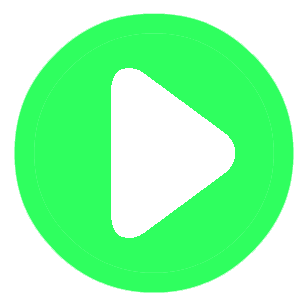
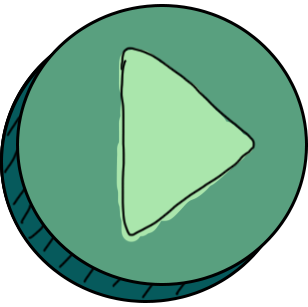
Comparing the layer stacks of the two (308, 307) images. Changes:
removed layer "Layer 5" over [111, 68, 235, 238]
added group "Button" with 5 layers above "Pressed" over [0, 4, 308, 303]
added layer "Layer 11" in group "Button" over [119, 46, 256, 238]
added layer "Layer 10" in group "Button" over [116, 47, 255, 243]
added layer "Ellipse 1" (1st of 3, in "Button") in group "Button" over [16, 4, 308, 286]
added layer "Layer 9" in group "Button" over [3, 103, 187, 300]
added layer "Ellipse 1" (2nd of 3, in "Button") in group "Button" over [0, 21, 292, 303]
added group "Pressed" with 2 layers above "Layer 4" over [0, 20, 292, 302]
added layer "Layer 6" (multiply) in group "Pressed" over [0, 20, 292, 302]
added layer "Ellipse 1" (3rd of 3, in "Pressed") in group "Pressed" over [0, 20, 292, 302]
hid "Layer 4" over [14, 13, 294, 293]
hid "Layer 2" over [0, 4, 308, 303]
